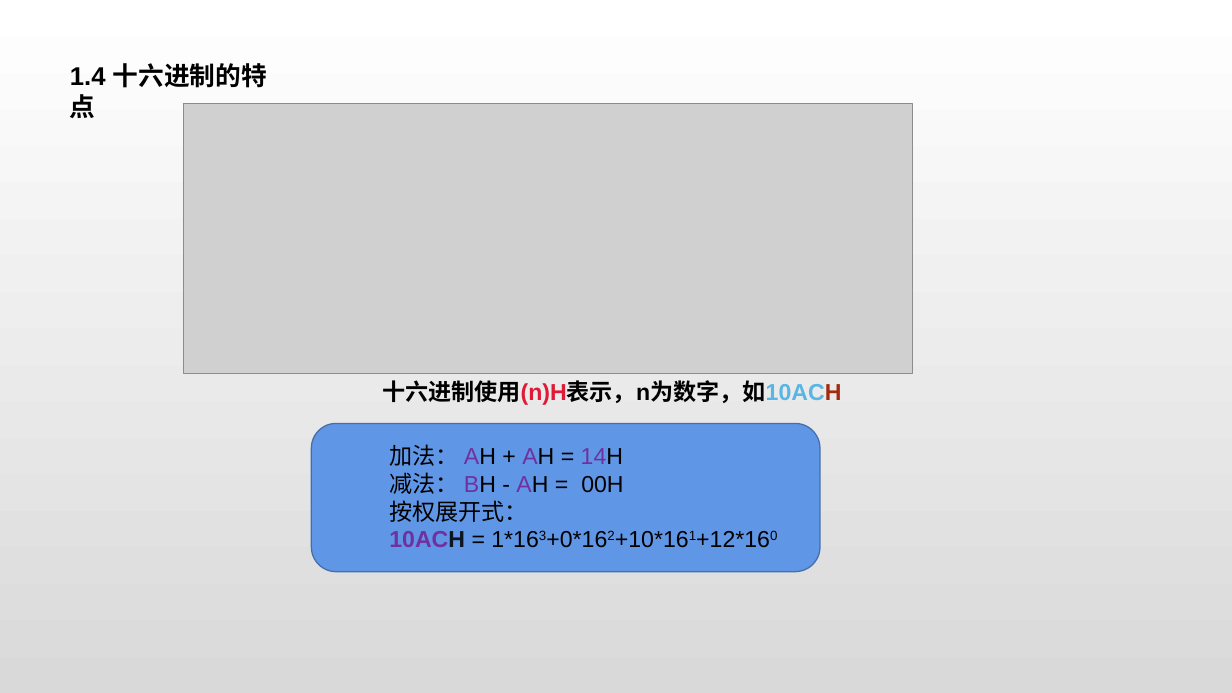
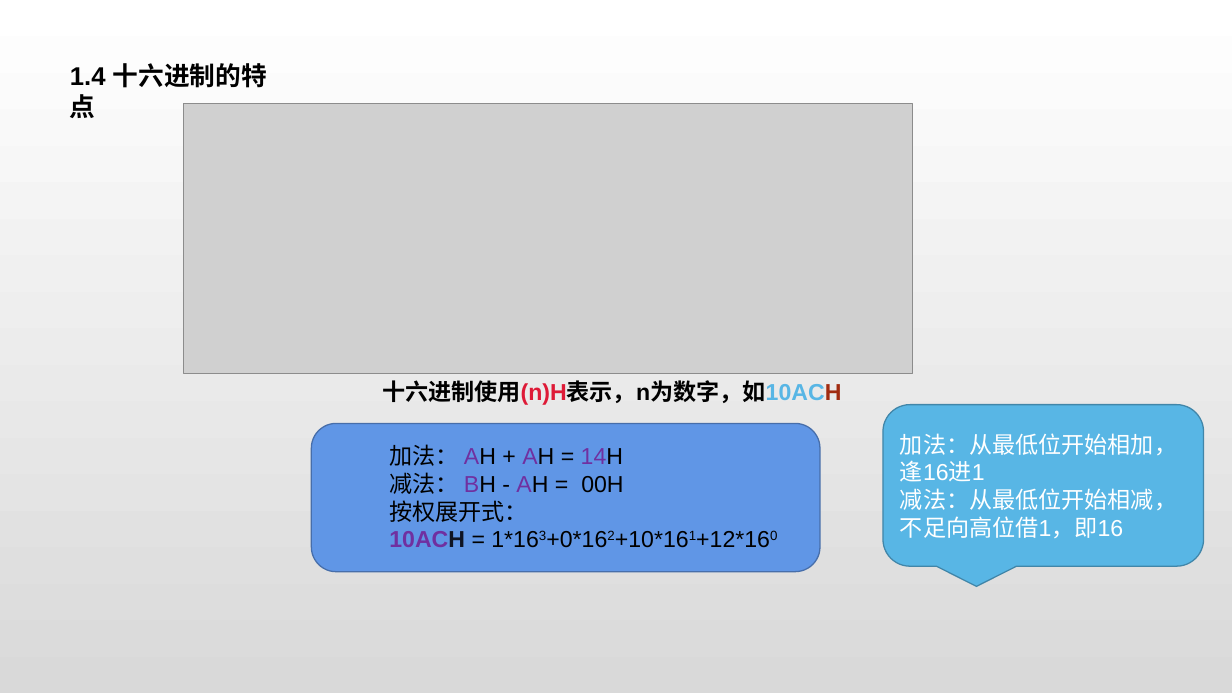
Before and after one commit to cckmit/typora-note, a slide deck: slide 7 of 计算机基础知识/计算机基础/计算机基础知识_第4章.pptx. Drawn at 1232x693 pixels with LibreOffice and Linux fonts; fonts in the diff are those of the drawing; grey boxes stand for pictures. Boxes give left, top, right and bottom in pixels: in the first picture for what was removed or moved away, otherwise in the second. Text is boxed around its words. In the diff, an @@ line names an element or a change of style, - is before the commit and + after.

```diff
--- a/计算机基础知识/计算机基础/计算机基础知识_第4章.pptx
+++ b/计算机基础知识/计算机基础/计算机基础知识_第4章.pptx
@@ rounded speech box added at bbox=[884, 405, 1204, 567], fill #58B6E5, outline #4187A9 1 pt, 18 pt, text #FFFFFF @@
+加法：从最低位开始相加，逢16进1
+减法：从最低位开始相减，不足向高位借1，即16
```
Also in this commit, not shown: 4 other slides changed, 6 slides added, 4 other files.
